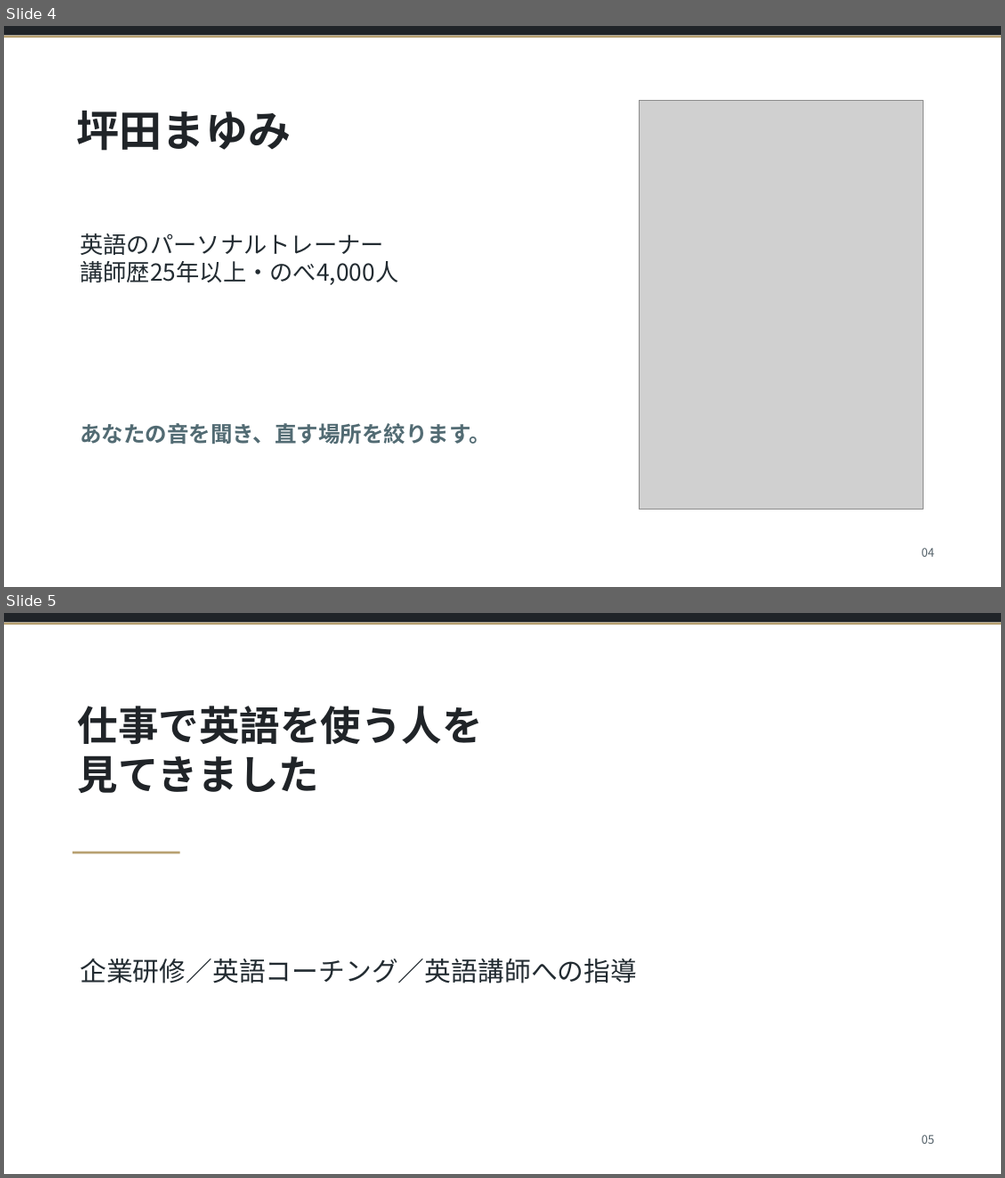
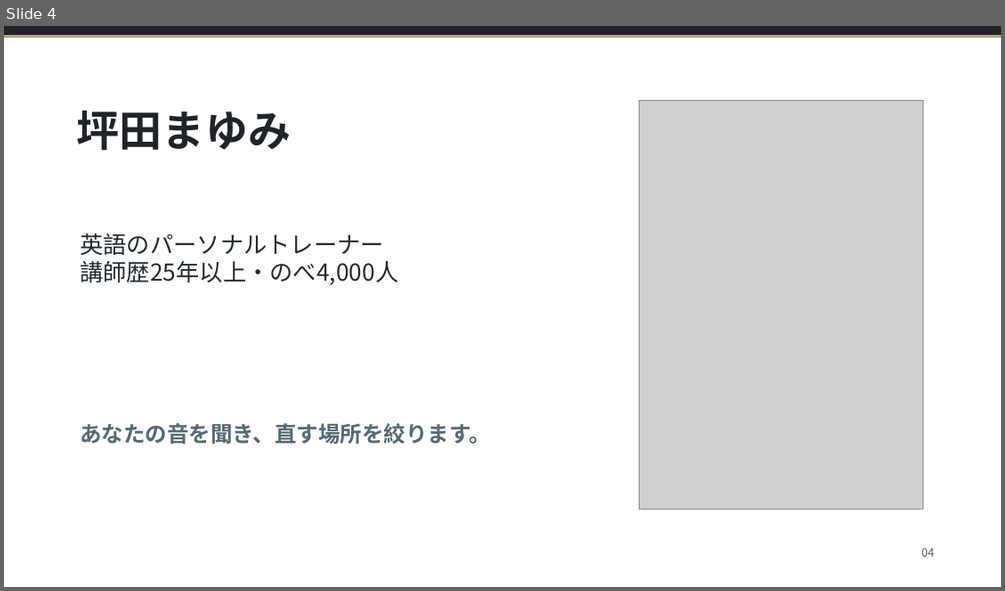
Before and after one commit to tanakayuc/static-pages, a slide deck: tsubota-21day-funnel-materials/assets/坪田_無料オンラインセミナー_47枚_ミーティング反映_20261026.pptx. Shown one above the other, each under a label of ours: slides 4 and 5 before the commit, slide 4 after it. The pictures are 1005x1178 and 1005x591 pixels, drawn with LibreOffice and Linux fonts; fonts in the diff are those of the drawing; grey boxes stand for pictures. Boxes give left, top, right and bottom in pixels: in the first picture for what was removed or moved away, otherwise in the second. Text is boxed around its words. In the diff, an @@ line names an element or a change of style, - is before the commit and + after.

```diff
--- a/tsubota-21day-funnel-materials/assets/坪田_無料オンラインセミナー_47枚_ミーティング反映_20261026.pptx
+++ b/tsubota-21day-funnel-materials/assets/坪田_無料オンラインセミナー_47枚_ミーティング反映_20261026.pptx
@@ slide 5 removed at box(4, 613, 1001, 1174), background #FFFFFF @@
@@ rectangle removed at box(4, 613, 1001, 622) @@
@@ rectangle removed at box(4, 622, 1001, 625) @@
@@ text removed at box(78, 706, 483, 793) @@
-仕事で英語を使う人を
-見てきました
@@ rectangle removed at box(73, 852, 180, 854) @@
@@ text removed at box(80, 958, 637, 983) @@
-企業研修／英語コーチング／英語講師への指導
@@ text removed at box(922, 1135, 935, 1143) @@
-05
```
Also in this commit, not shown: 1 slide added, 13 other files.
